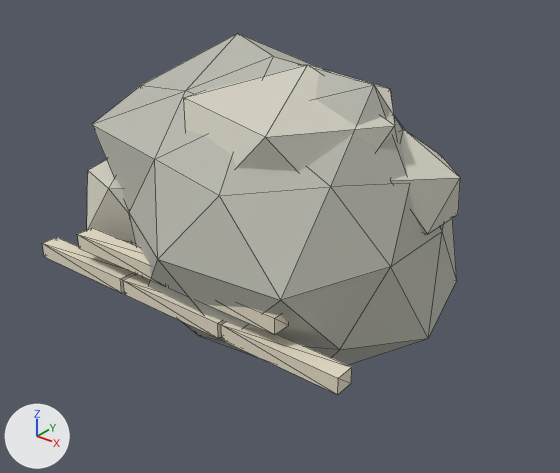
Two versions of the glTF model assets/game/environment/models/rock_coastal_b.glb, one commit apart.
Rendered twice from a camera (50 mm lens) standing at (2.5, -2.97, 2.53) and looking at (0.12, 0.01, 0.68). Lighting does not change. The marker at lower left points along +X, +Y and +Z. The first picture is the older version. Mesh edges are drawn as thin lines. Vertices at exactly the same position are counted once.

Objects in the first picture: 'rock_coastal_b'.
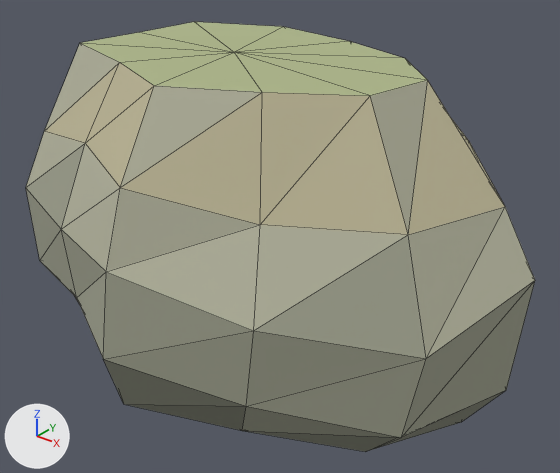
What the commit changed:
Material 'Coast_stone_light' (mat_coast_stone_light) changes colour from light grey #d1cec0 to grey #b8b8a2; in linear values from (0.64, 0.62, 0.53) to (0.48, 0.48, 0.36).
Material 'Coast_stone' (mat_coast_stone) changes colour from grey #b8b8ad to grey #a2a490; in linear values from (0.48, 0.48, 0.42) to (0.36, 0.37, 0.28).
Material 'Coast_sand' (mat_coast_sand) changes colour from pale yellow #e6ddc7 to beige #c0ba99; in linear values from (0.79, 0.72, 0.57) to (0.53, 0.49, 0.32).
Material 'Coast_stone_dark' (mat_coast_stone_dark) is new.
Its base color is (0.24, 0.25, 0.19) (grey #868979).
Its roughness is 0.85.
Material 'Coast_sage' (mat_coast_sage) is new.
Its base color is (0.42, 0.47, 0.25) (greyish green #adb689).
Its roughness is 0.85.
me_icosphere_143 is used by ob_rock_coastal_b; location (0.0, 0.0, 0.0).
me_icosphere_143 had 130 vertices, 220 faces and spanned x -1.05..1.05, y -0.83..0.83, z 0.0..1.65.
me_icosphere_143 now has 56 vertices, 108 faces and spans x -1.5..1.5, y -1.07..1.07, z 0.0..1.65.
me_icosphere_143 part 1: the loose piece of 42 vertices spanning x -1.03..1.05, y -0.83..0.82, z 0.0..1.65 is rebuilt with 56 vertices and now spans x -1.5..1.5, y -1.07..1.07, z 0.0..1.65.
me_icosphere_143 part 2: 9 loose pieces with 88 vertices, spanning x -1.05..1.04, y -0.75..0.83, z 0.47..1.65, are deleted.
me_icosphere_143 gains material mat_coast_stone_dark (grey #868979).
me_icosphere_143 gains material mat_coast_sage (greyish green #adb689).

Location of each change, [x1, y1, x2, y2] in pixels of the pictures (560 x 473 px):
'rock_coastal_b', recoloured, reshaped (22% wider, 19% taller): before [42, 34, 460, 395]; after [26, 22, 535, 452]
part 1 of me_icosphere_143, rebuilt (39% wider, 30% taller): before [92, 34, 457, 365]; after [26, 22, 535, 452]
part 2 of me_icosphere_143, deleted: before [42, 65, 460, 395]
